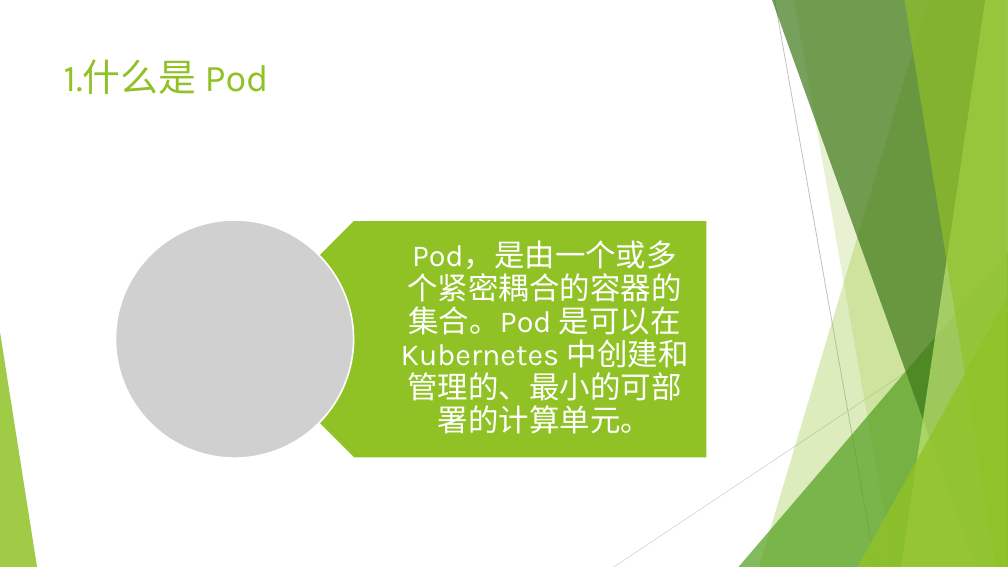
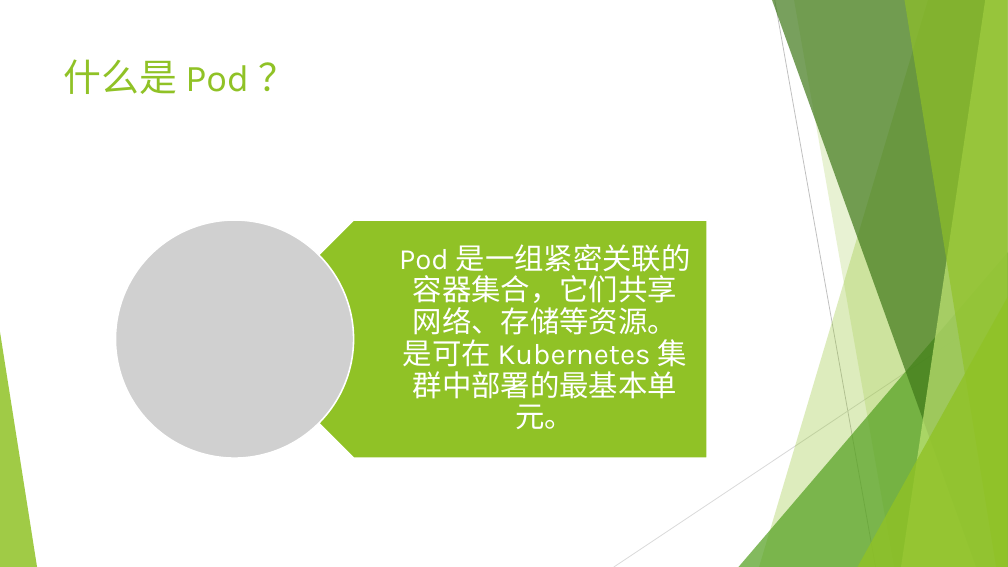
Before and after one commit to qinyudong89/qinyudong.github.io, a slide deck: slide 4 of _posts/k8s/Kubernetes原理.pptx (slide 3 before the commit). Drawn at 1008x567 pixels with LibreOffice and Linux fonts; fonts in the diff are those of the drawing; grey boxes stand for pictures. Boxes give left, top, right and bottom in pixels: in the first picture for what was removed or moved away, otherwise in the second. Text is boxed around its words. In the diff, an @@ line names an element or a change of style, - is before the commit and + after.

```diff
--- a/_posts/k8s/Kubernetes原理.pptx
+++ b/_posts/k8s/Kubernetes原理.pptx
@@ title at (64,59,249,94): text changed @@
-1.什么是 Pod
+什么是 Pod ？
@@ text at (399,244,691,429): text changed; size 29 to 28 pt @@
-Pod，是由一个或多个紧密耦合的容器的集合。Pod 是可以在 Kubernetes 中创建和管理的、最小的可部署的计算单元。
+Pod 是一组紧密关联的容器集合，它们共享网络、存储等资源。是可在 Kubernetes 集群中部署的最基本单元。
```
Also in this commit, not shown: 6 other slides changed, 14 slides added.
